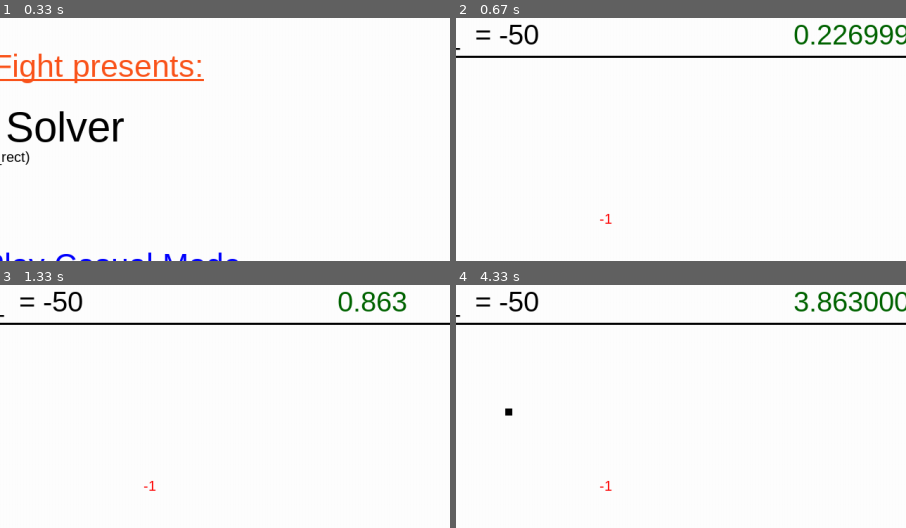
Above: before the commit, frames 1-4 (two rows, left to right).
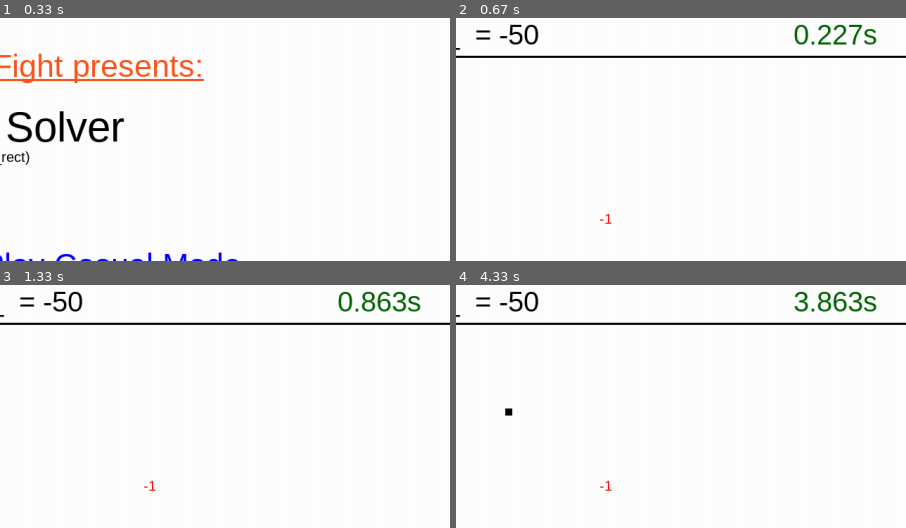
Above: after the commit, the same moments.

Repository: texascloud/gamejam
Game: pygame game, started from start.py
The game is run twice, just before and just after one commit, with the same random seed, the same clock (stepped at 60 frames per second) and the same inputs.
Inputs:
- Up to frame 1 (0.33 s): no input
- Up to frame 2 (0.67 s): tap Enter at 0.33 s
- Up to frame 3 (1.33 s): hold Up from 1.17 s (still down)
- Up to frame 4 (4.33 s): release Up at 1.63 s; hold Right 1.67-2.13 s; hold Left 2.17-2.7 s; hold Down 2.73-3.03 s; hold Left 3.07-3.47 s; hold Up 3.5-3.87 s; hold Right from 3.9 s (still down)
The pictures show only the part of the screen within x 50-100%, y 0-50%; the shares and areas given below are measured in that part.

Frame 1 is identical in both runs. In frame 2, 0.6% of the frame differs, in the area x 87-100%, y 2-12%; in frame 3, 0.1%; in frame 4, 0.4%.

Commit message:
Formatted time and added s to end. I.E. 4.500s, 12.432s

Diff:
--- a/game.py
+++ b/game.py
@@ -308,7 +308,8 @@
 		screen.blit(equationText, [width/2 - (equationText_rect.w/2),5])
 
 		#######TIME#######
-		timeText = scoreFont.render(str(currentTime), True, (0, 100, 0))
+		# roundedTime = ".3f" % currentTime
+		timeText = scoreFont.render(str(round(currentTime, 3)) + "s", True, (0, 100, 0))
 		timeText_rect = timeText.get_rect()
 		screen.blit(timeText, [(width*7)/8,5])
 
--- a/scores.txt
+++ b/scores.txt
@@ -1,4 +1,4 @@
-vjmc,2
+peter,8
 vjmc,3
 pj,6
 vlad,6
Not shown, changed: game.pyc
Not shown, added: instructions.pyc
Not shown, changed: leaderboard.pyc
